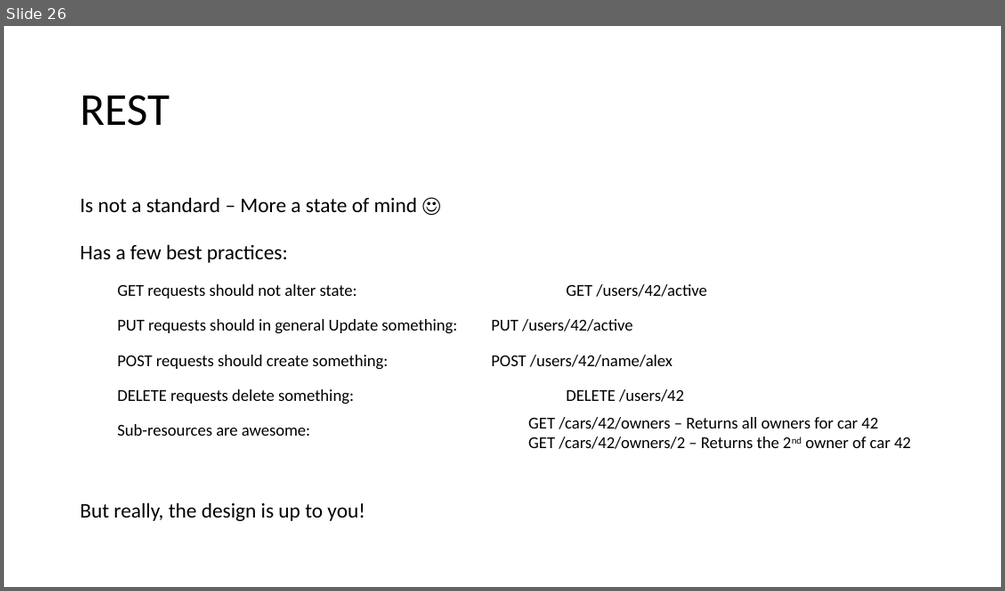
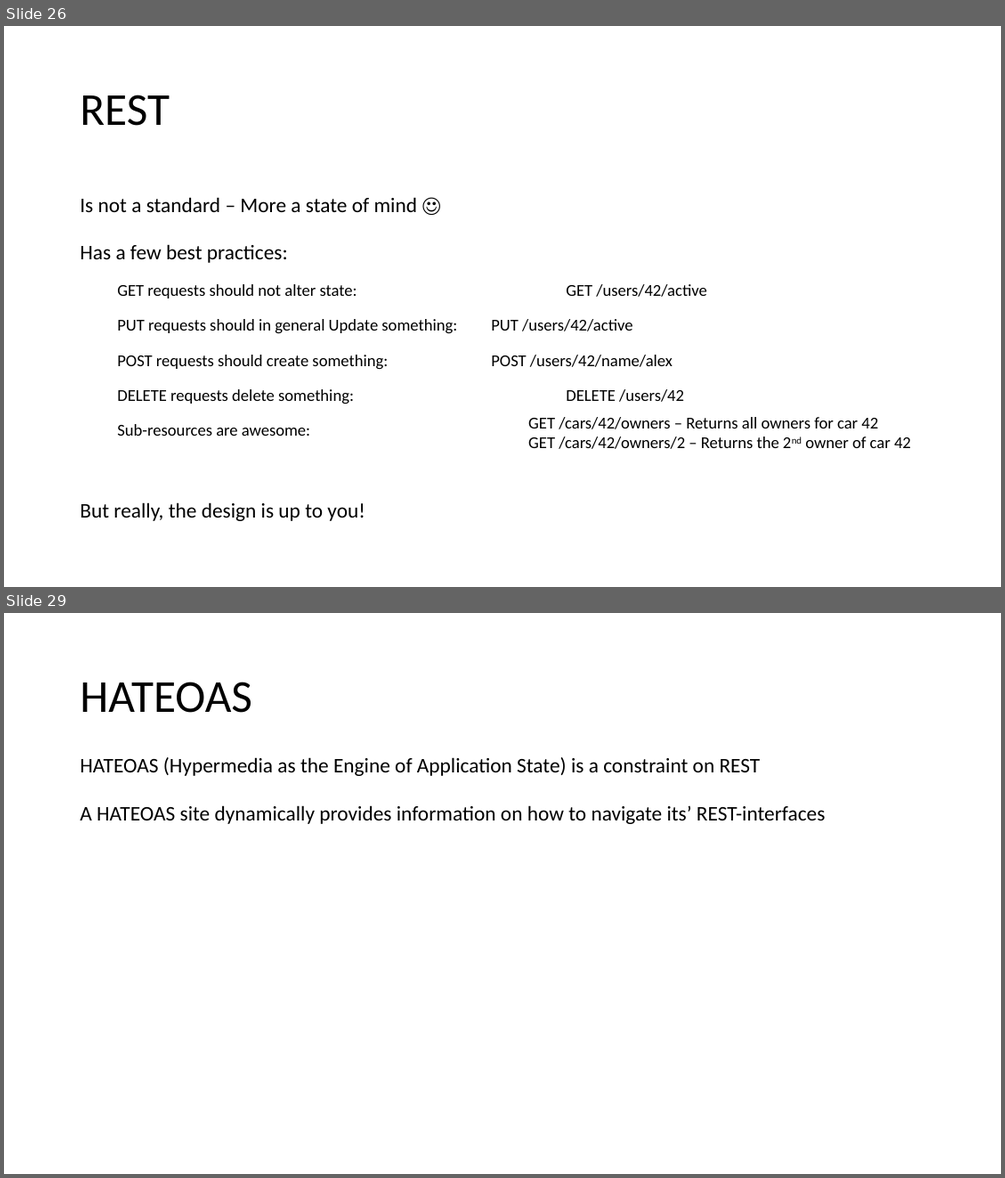
Before and after one commit to aludkiewicz/java_webapp_base, a slide deck: Webapp_java.pptx. Shown one above the other, each under a label of ours: slide 26 before the commit, slides 26 and 29 after it; the slides between them are not shown. The pictures are 1005x591 and 1005x1178 pixels, drawn with LibreOffice and Linux fonts; fonts in the diff are those of the drawing. Boxes give left, top, right and bottom in pixels: in the first picture for what was removed or moved away, otherwise in the second. Text is boxed around its words. In the diff, an @@ line names an element or a change of style, - is before the commit and + after.

```diff
--- a/Webapp_java.pptx
+++ b/Webapp_java.pptx
@@ slide 29 added at (4,613,1001,1174), background #FFFFFF @@
@@ title added at (80,682,252,713), 44 pt, text #000000 @@
+HATEOAS
@@ text added at (80,757,825,824), 20 pt, text #000000 @@
+HATEOAS (Hypermedia as the Engine of Application State) is a constraint on REST
+A HATEOAS site dynamically provides information on how to navigate its’ REST-interfaces
```
Also in this commit, not shown: 4 other slides added.
